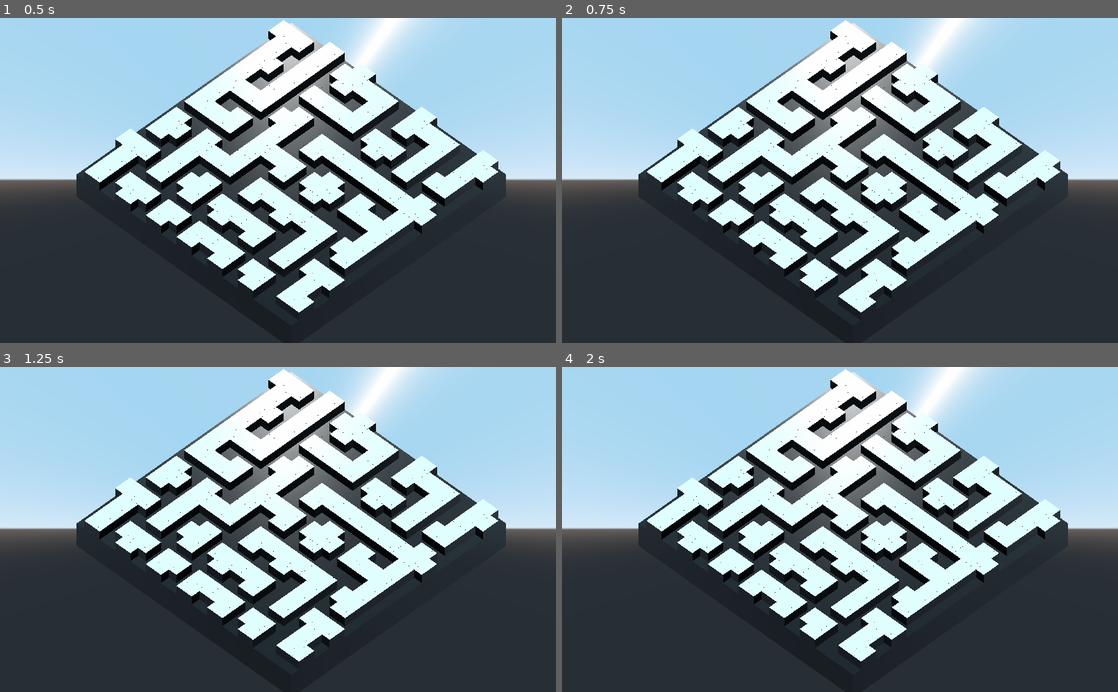
Above: before the commit, frames 1-4 (two rows, left to right).
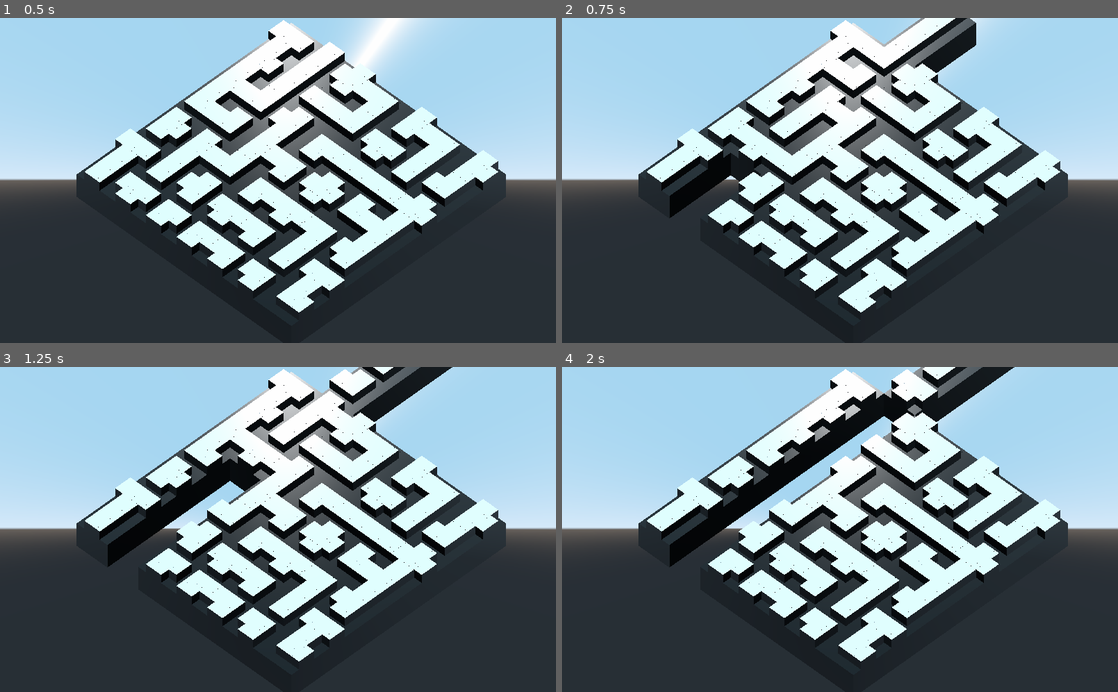
Above: after the commit, the same moments.

Repository: Maxic/magicmaze
Game: Godot game, scene res://main.tscn
The game is run twice, just before and just after one commit, with the same random seed, the same clock (stepped at 60 frames per second) and the same inputs.
Inputs:
- Up to frame 1 (0.5 s): no input
- Up to frame 2 (0.75 s): tap Enter (ui_accept) at 0.5, 0.6 s
- Up to frame 3 (1.25 s): tap Enter (ui_accept) at 0.77, 1.07 s
- Up to frame 4 (2 s): tap Enter (ui_accept) at 1.35, 1.52, 1.82 s

Frame 1 is identical in both runs. In frame 2, 4.2% of the frame differs, in the area x 19-75%, y 0-62%; in frame 3, 5.3%; in frame 4, 6.7%, in the area x 19-82%, y 0-62%.

Commit message:
added movement to grid

Diff:
--- a/scripts/grid.gd
+++ b/scripts/grid.gd
@@ -17,10 +17,30 @@
 			type_arr.shuffle()
 			var tile = Tile.new(x,y, type_arr[0])
 			add_child(tile)
+			grid[y][x] = tile
 		# TODO: Yoink weight system from seagull to distribute tiles
 
 func initialize_grid():
 	for x in range(GRID_WIDTH):
 		grid.append([])
-		for y in range(GRID_HEIGHT):
+		for _y in range(GRID_HEIGHT):
 			grid[x].append(0)
+
+func _physics_process(_delta):
+	if Input.is_action_just_pressed("ui_accept"):
+		move_row_vertical(1, true)
+
+func move_row_horizontal(row, right):
+	for tile in grid[row]:
+		if right:
+			tile.move_to_pos(tile.x+1, tile.y)
+		else:
+			tile.move_to_pos(tile.x-1, tile.y)
+
+func move_row_vertical(column, up):
+	for row in grid:
+		var tile = row[column]
+		if up:
+			tile.move_to_pos(tile.x, tile.y-1)
+		else:
+			tile.move_to_pos(tile.x, tile.y+1)
--- a/scripts/tile.gd
+++ b/scripts/tile.gd
@@ -28,9 +28,11 @@
 
 func move_to_pos(x_pos, y_pos):
 	translation = Vector3(x_pos*2, 0, y_pos*2)
+	self.x = x_pos
+	self.y = y_pos
 
-func get_type(type):
-	match type:
+func get_type(path_type):
+	match path_type:
 		"cross_n_e_s_w":
 			return cross_n_e_s_w
 		"straight_n_s":
